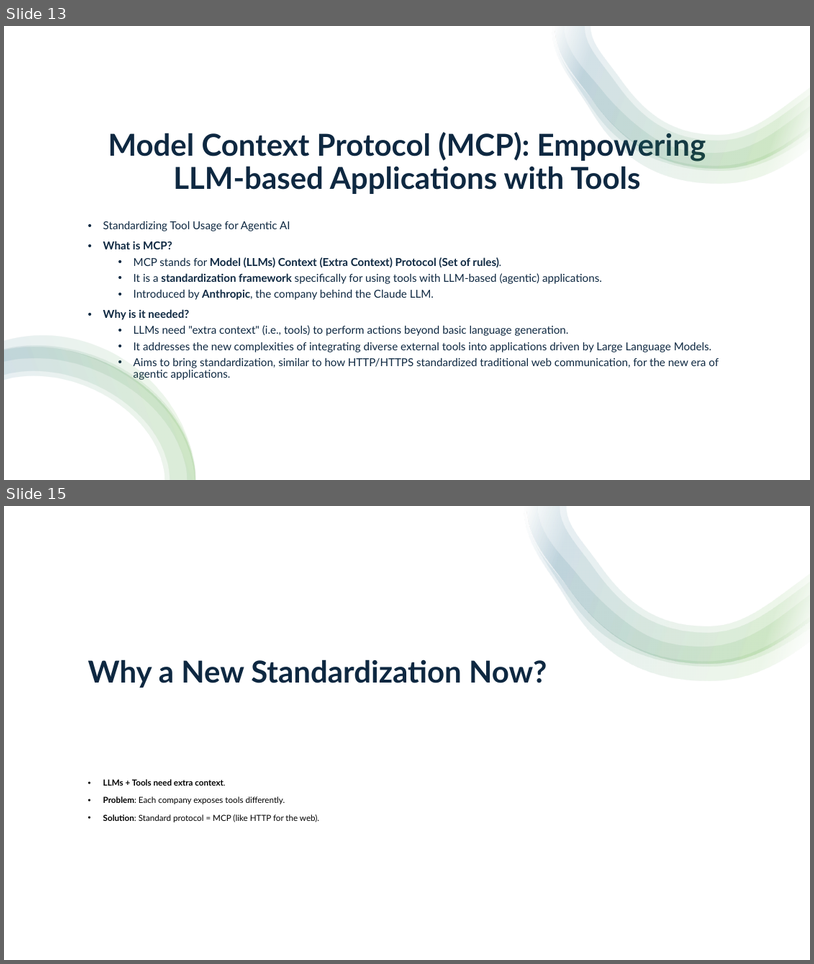
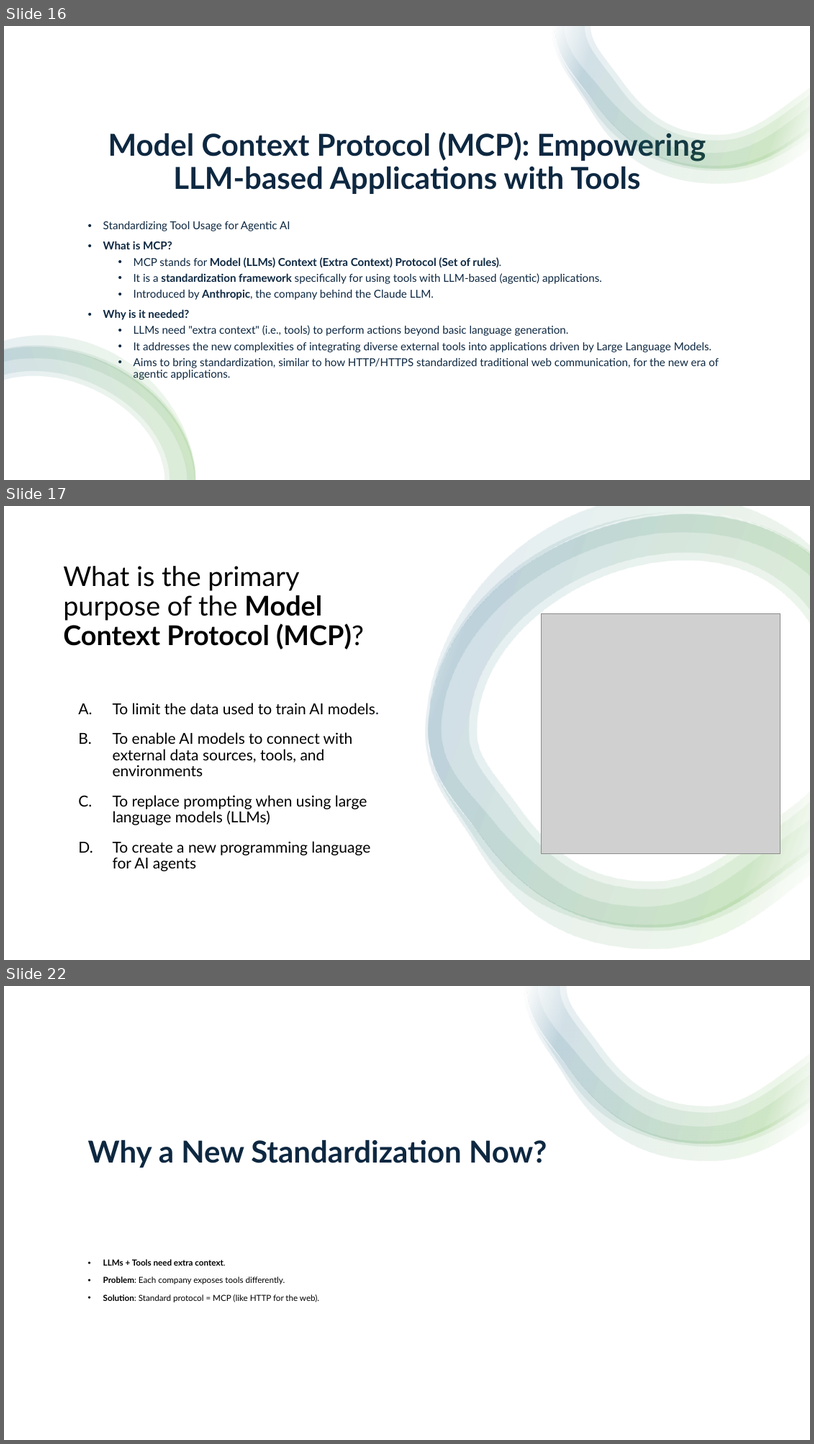
Before and after one commit to aravind07d/Artificial-Intelligent--Presentations, a slide deck: MCP.pptx. Shown one above the other, each under a label of ours: slides 13 and 15 before the commit, slides 16, 17 and 22 after it; the slides between them are not shown. The pictures are 814x964 and 814x1444 pixels, drawn with LibreOffice and Linux fonts; fonts in the diff are those of the drawing; grey boxes stand for pictures. Boxes give left, top, right and bottom in pixels: in the first picture for what was removed or moved away, otherwise in the second. Text is boxed around its words. In the diff, an @@ line names an element or a change of style, - is before the commit and + after.

```diff
--- a/MCP.pptx
+++ b/MCP.pptx
@@ slide 17 added at (4,506,810,960), background #FFFFFF @@
@@ rectangle added at (4,506,810,960), fill #FFFFFF @@
@@ group added at (426,506,810,948): 4 freeform shapes @@
@@ title added at (63,566,364,649), 32.4 pt, text #000000 @@
+What is the primary purpose of the Model Context Protocol (MCP)?
@@ picture added at (541,614,781,853) @@
@@ text added at (113,703,379,871), 18 pt, text #000000 @@
+A. To limit the data used to train AI models.
+B. To enable AI models to connect with external data sources, tools, and environments
+C. To replace prompting when using large language models (LLMs)
+D. To create a new programming language for AI agents
@@ what was slide 13 is now slide 16 @@
@@ what was slide 15 is now slide 22 @@
```
Also in this commit, not shown: 2 slides changed, 8 other slides added.
